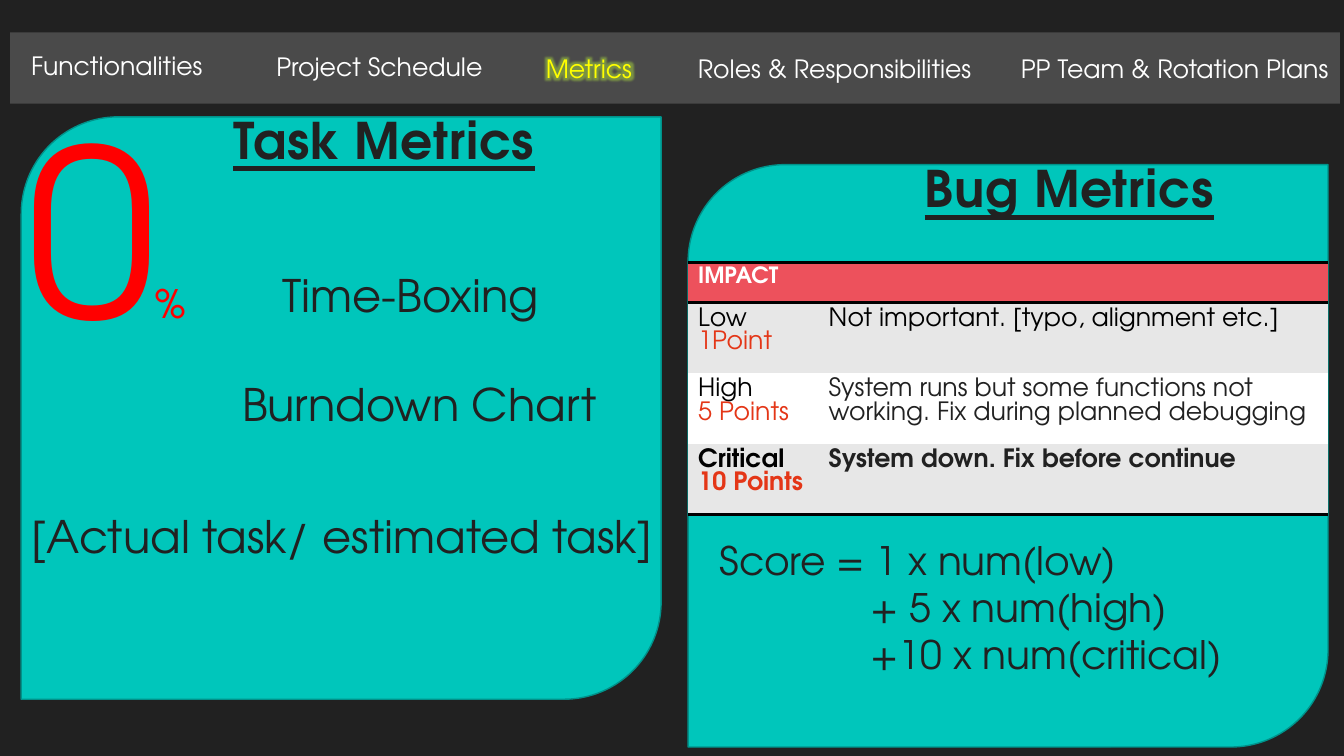
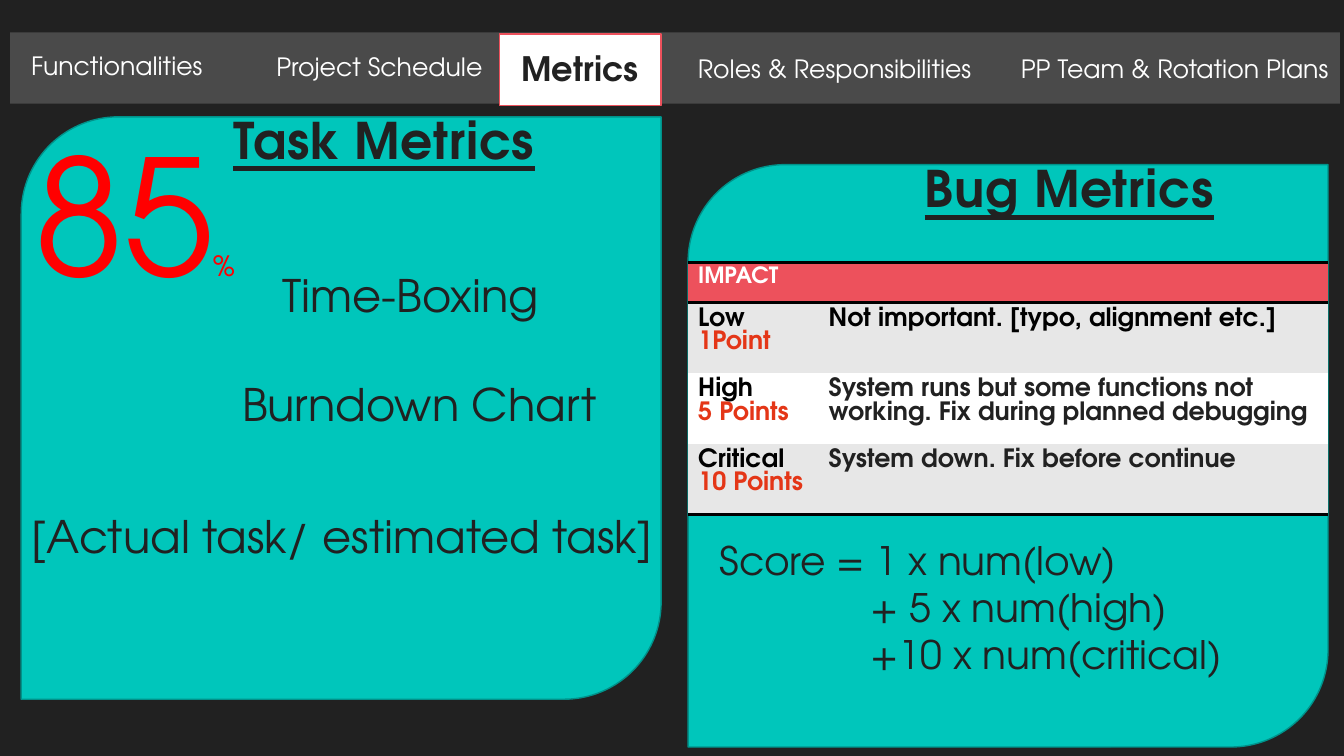
Before and after one commit to jerots/SMUAnalytics, a slide deck: slide 9 of presentations/pmReview.pptx. Drawn at 1344x756 pixels with LibreOffice and Linux fonts; fonts in the diff are those of the drawing. Boxes give left, top, right and bottom in pixels: in the first picture for what was removed or moved away, otherwise in the second. Text is boxed around its words. In the diff, an @@ line names an element or a change of style, - is before the commit and + after.

Commit message:
Updated PM Review slide(design) based on team's feedback

```diff
--- a/presentations/pmReview.pptx
+++ b/presentations/pmReview.pptx
@@ text "Metrics": place and size @@
-text "Metrics" at box(546, 59, 632, 79)
+text "Metrics" at box(522, 55, 639, 82)
@@ text "Metrics" at box(522, 55, 639, 82): size 18 to 24 pt, text colour #FFFF00 to #212121, bold on @@
@@ rectangle added at box(499, 34, 660, 106), fill #FFFFFF, outline #ED515C 1 pt @@
@@ text at box(35, 108, 213, 278): text changed; size 166 to 115 pt @@
-0%
+85%
@@ table at box(689, 262, 1329, 514) @@
@@ bold on @@
```
Also in this commit, not shown: 16 other slides changed, 1 slide added, 1 slide removed.
